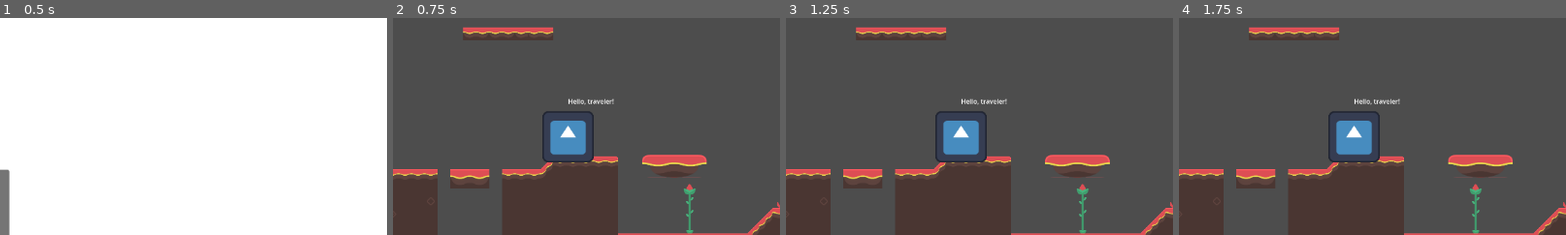
Above: before the commit, frames 1-4 (left to right).
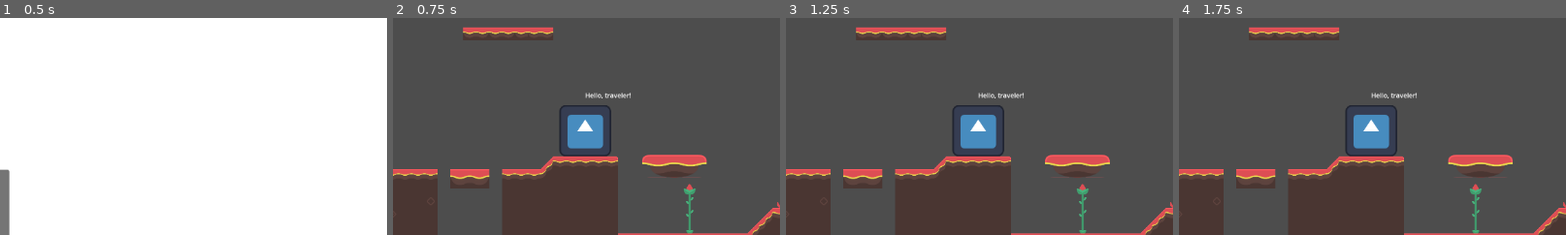
Above: after the commit, the same moments.

Repository: unsaltedkale/Quilt
Game: Godot game, scene res://main.tscn
Same seed, same stepped clock (60 frames per second), same inputs: the game is played once before the commit and once after it. The engine's default icon, where the game draws it, is replaced by a stand-in: a white triangle on a blue panel in a dark square.
Inputs (mouse positions are % of the whole screen's width and height, from its top left):
- Up to frame 1 (0.5 s): no input
- Up to frame 2 (0.75 s): click "PLAY" at 0.5 s
- Up to frame 3 (1.25 s): no input
- Up to frame 4 (1.75 s): move the mouse to (72, 45) at 1.27 s; hold D (move_right) from 1.28 s (still down); tap F (fire_projectile) at 1.35 s; click (72, 45) at 1.42 s; tap Space (jump) at 1.52 s
The pictures show only the part of the screen within x 27-77%, y 41-91%; the shares and areas given below are measured in that part.

Frame 1 is identical in both runs. In frame 2, 3.1% of the frame differs, in the area x 38-62%, y 34-67%; in frame 3, 3.1%; in frame 4, 3.1%.

Commit message:
started levers for moving platforms

Diff:
--- /dev/null
+++ b/Elena/Scripts/lever.gd
@@ -0,0 +1,3 @@
+extends Node2D
+
+@export var state = "0"
--- /dev/null
+++ b/Elena/lever.tscn
@@ -0,0 +1,51 @@
+[gd_scene load_steps=8 format=3 uid="uid://dr3l4qrfp3k2l"]
+
+[ext_resource type="Script" uid="uid://big6w2eapm0va" path="res://Elena/Scripts/lever.gd" id="1_3t248"]
+[ext_resource type="Texture2D" uid="uid://nycislmjusp8" path="res://Resources/tilesheet_complete.png" id="2_r2igf"]
+
+[sub_resource type="AtlasTexture" id="AtlasTexture_bx8q3"]
+atlas = ExtResource("2_r2igf")
+region = Rect2(576, 704, 64, 64)
+
+[sub_resource type="AtlasTexture" id="AtlasTexture_kkm8a"]
+atlas = ExtResource("2_r2igf")
+region = Rect2(640, 704, 64, 64)
+
+[sub_resource type="AtlasTexture" id="AtlasTexture_71oby"]
+atlas = ExtResource("2_r2igf")
+region = Rect2(704, 704, 64, 64)
+
+[sub_resource type="SpriteFrames" id="SpriteFrames_r3x0m"]
+animations = [{
+"frames": [{
+"duration": 1.0,
+"texture": SubResource("AtlasTexture_bx8q3")
+}, {
+"duration": 1.0,
+"texture": SubResource("AtlasTexture_kkm8a")
+}, {
+"duration": 1.0,
+"texture": SubResource("AtlasTexture_71oby")
+}],
+"loop": true,
+"name": &"default",
+"speed": 5.0
+}]
+
+[sub_resource type="RectangleShape2D" id="RectangleShape2D_kyhnt"]
+size = Vector2(84, 77)
+
+[node name="Lever" type="Node2D"]
+script = ExtResource("1_3t248")
+metadata/_edit_group_ = true
+
+[node name="AnimatedSprite2D" type="AnimatedSprite2D" parent="."]
+position = Vector2(0.30681825, 0.95833445)
+scale = Vector2(1.072088, 1.0013021)
+sprite_frames = SubResource("SpriteFrames_r3x0m")
+
+[node name="Area2D" type="Area2D" parent="."]
+
+[node name="CollisionShape2D" type="CollisionShape2D" parent="Area2D"]
+position = Vector2(0, 1.5)
+shape = SubResource("RectangleShape2D_kyhnt")
--- a/main.tscn
+++ b/main.tscn
@@ -642,8 +642,9 @@
 [node name="NPCs" type="Node" parent="."]
 
 [node name="TestNPC" type="Node2D" parent="NPCs"]
-position = Vector2(5000, 2400)
+position = Vector2(5085, 2370)
 scale = Vector2(2, 2)
+metadata/_edit_group_ = true
 
 [node name="Sprite2D" type="Sprite2D" parent="NPCs/TestNPC"]
 texture = ExtResource("3_h2yge")
Not shown, added: Elena/Scripts/lever.gd.uid
